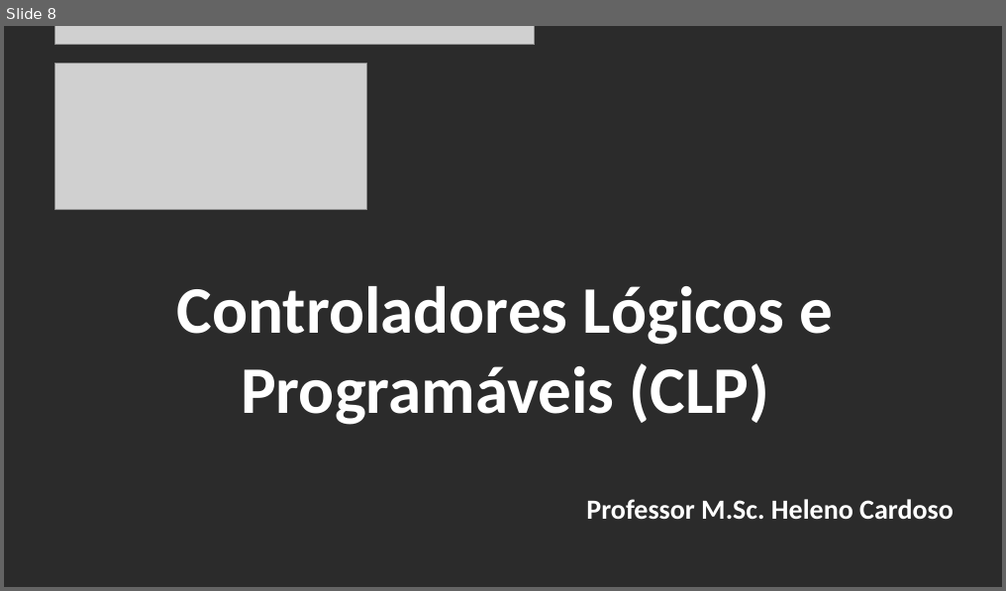
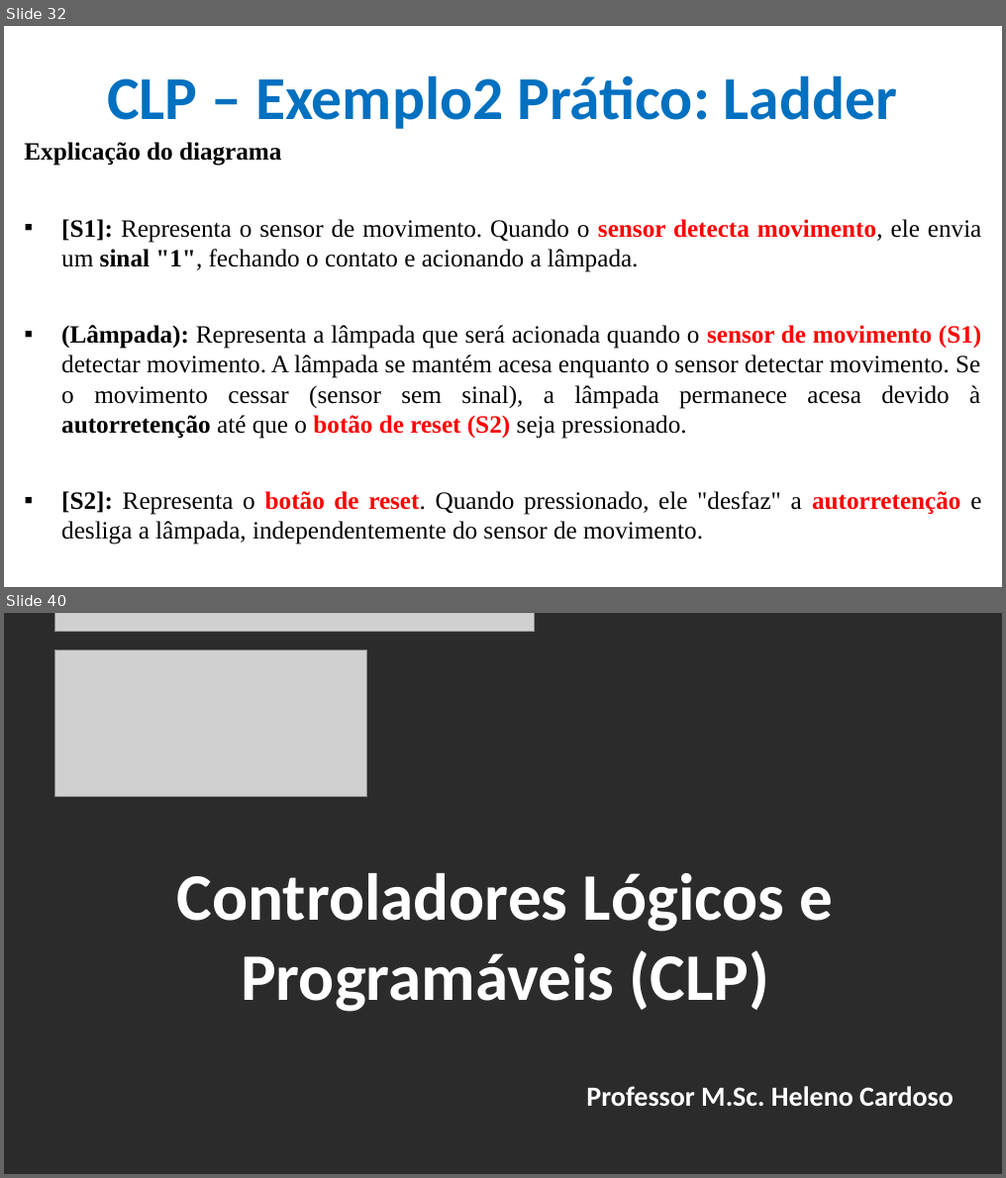
Before and after one commit to CloudEducationBrazil/WydenUniRuyControladoresLogicosProgCLP, a slide deck: 01 Classes/Aula3 - CLP - Programação - Linguagem LADER.pptx. Shown one above the other, each under a label of ours: slide 8 before the commit, slides 32 and 40 after it; the slides between them are not shown. The pictures are 1006x591 and 1006x1178 pixels, drawn with LibreOffice and Linux fonts; fonts in the diff are those of the drawing; grey boxes stand for pictures; background and template pictures are left out; a plain dark background stands for a picture behind light text. Boxes give left, top, right and bottom in pixels: in the first picture for what was removed or moved away, otherwise in the second. Text is boxed around its words. In the diff, an @@ line names an element or a change of style, - is before the commit and + after.

Commit message:
Disciplina CLP LADDER 27Mar2025

```diff
--- a/01 Classes/Aula3 - CLP - Programação - Linguagem LADER.pptx
+++ b/01 Classes/Aula3 - CLP - Programação - Linguagem LADER.pptx
@@ slide 32 added at (x1=4, y1=26, x2=1002, y2=587), background picture (left out) @@
@@ title added at (x1=107, y1=76, x2=897, y2=129), 44 pt, text #0070C0, bold @@
+CLP – Exemplo2 Prático: Ladder
@@ text added at (x1=24, y1=142, x2=981, y2=545), 18 pt, text #000000 @@
+Explicação do diagrama
+▪ [S1]: Representa o sensor de movimento. Quando o sensor detecta movimento, ele envia um sinal "1", fechando o contato e acionando a lâmpada.
+▪ (Lâmpada): Representa a lâmpada que será acionada quando o sensor de movimento (S1) detectar movimento. A lâmpada se mantém acesa enquanto o sensor detectar movimento. Se o movimento cessar (sensor sem sinal), a lâmpada permanece acesa devido à autorretenção até que o botão de reset (S2) seja pressionado.
+▪ [S2]: Representa o botão de reset. Quando pressionado, ele "desfaz" a autorretenção e desliga a lâmpada, independentemente do sensor de movimento.
@@ what was slide 8 is now slide 40 @@
```
Also in this commit, not shown: 6 slides changed, 31 other slides added, 11 other files.
